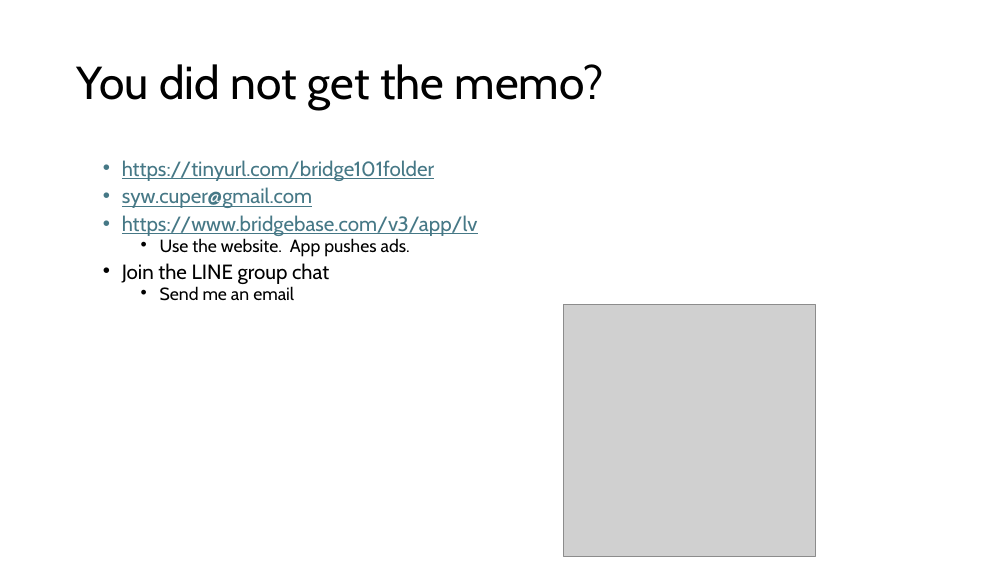
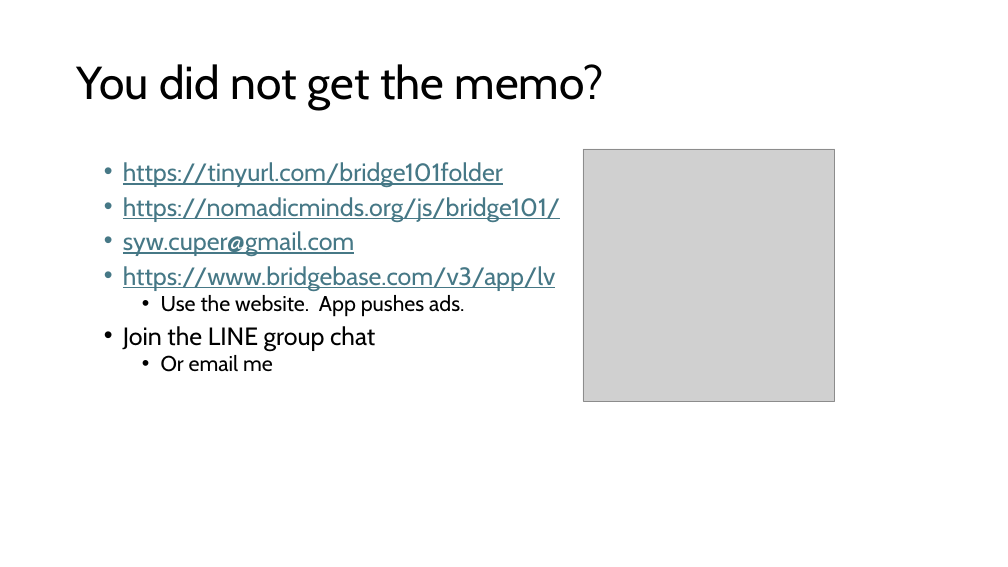
Before and after one commit to sywhub/bridge101, a slide deck: slide 13 of lectures.pptx. Drawn at 1008x567 pixels with LibreOffice and Linux fonts; fonts in the diff are those of the drawing; grey boxes stand for pictures; background and template pictures are left out. Boxes give left, top, right and bottom in pixels: in the first picture for what was removed or moved away, otherwise in the second. Text is boxed around its words. In the diff, an @@ line names an element or a change of style, - is before the commit and + after.

```diff
--- a/lectures.pptx
+++ b/lectures.pptx
@@ picture: place and size @@
-picture at bbox=[563, 304, 815, 556]
+picture at bbox=[583, 149, 835, 401]
@@ text at bbox=[123, 162, 555, 350]: size 19.6 to 23.8 pt in "https://tinyurl.com/bridge101folder", "syw.cuper@gmail.com", "https://www.bridgebase.com/v3/app/lv", "Join the LINE group chat"; size 16.8 to 20.4 pt in "Use the website. App pushes ads."; line spacing 0.7 to 0.8 @@
@@ text at bbox=[123, 197, 560, 221]: paragraph added @@
+• https://nomadicminds.org/js/bridge101/
@@ text at bbox=[161, 355, 273, 372]: text changed; size 16.8 to 20.4 pt @@
-  • Send me an email
+  • Or email me
```
Also in this commit, not shown: 1 other file.
